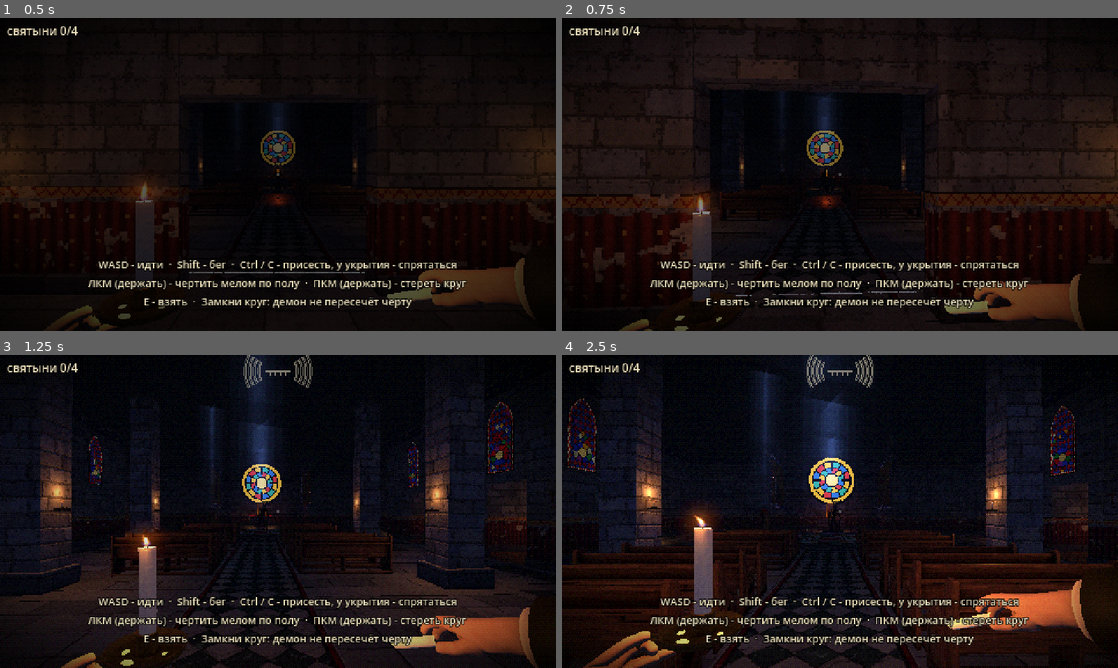
Above: before the commit, frames 1-4 (two rows, left to right).
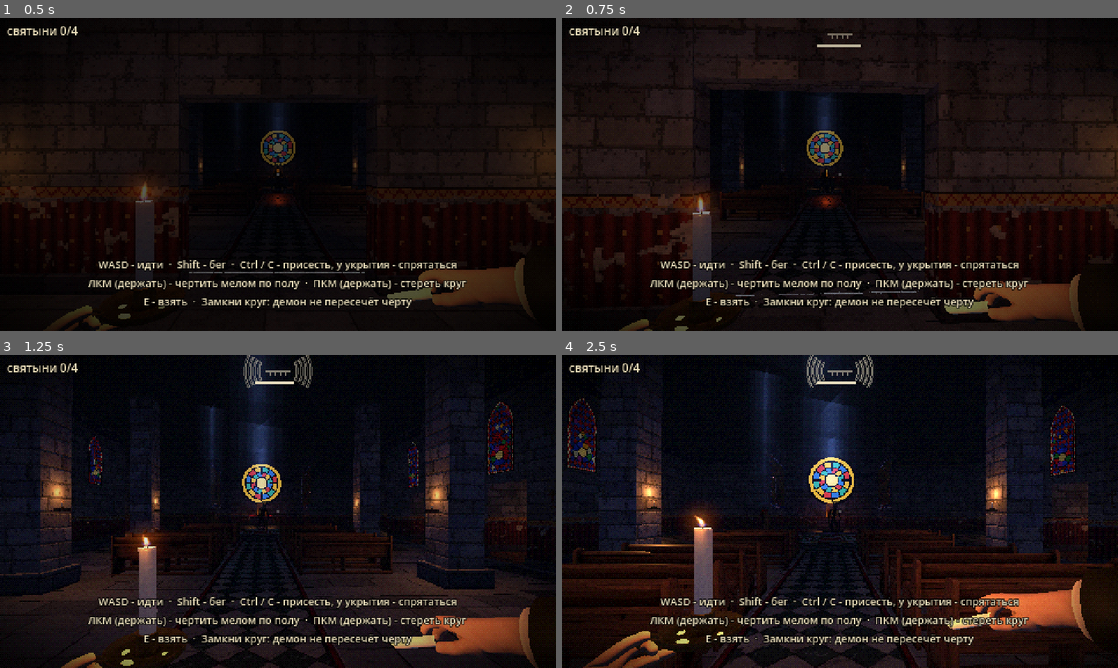
Above: after the commit, the same moments.

Repository: gagroma/Iradomini
Game: Godot game, scene res://main.tscn
Same seed, same stepped clock (60 frames per second), same inputs: the game is played once before the commit and once after it.
Inputs (mouse positions are in pixels of both pictures, inside the frame that each line leads up to):
- Up to frame 1 (0.5 s): no input
- Up to frame 2 (0.75 s): tap Enter at 0.5 s; move the mouse to (867, 174) at 0.52 s; hold W from 0.53 s (still down); hold Shift from 0.53 s (still down); click (867, 174) at 0.67 s
- Up to frame 3 (1.25 s): keep holding W; keep holding Shift
- Up to frame 4 (2.5 s): keep holding W; move the mouse to (812, 511) at 1.27 s; release Shift at 1.28 s; tap Shift at 1.35 s; move the mouse to (851, 505) at 2.02 s; hold Shift from 2.03 s (still down); tap E at 2.1 s

Frame 1 is identical in both runs. In frame 2, 0.1% of the frame differs, in the area x 33-66%, y 4-89%; in frame 3, 0.5%; in frame 4, 3.1%, in the area x 0-100%, y 4-100%.

Commit message:
added chalk restoration and stamina

Diff:
--- a/scripts/chalk.gd
+++ b/scripts/chalk.gd
@@ -25,7 +25,6 @@
 var loops := []                     # every closed circle (each one is a Dictionary)
 var stroke := PackedVector2Array()  # the line being drawn right now
 var stroke_len := 0.0
-var regenerating := false           # true after a banishing, until the chalk is back
 var jitter := 0.0                   # 0..1 - the line shakes when the demon is near
 
 var _next_id := 1
@@ -173,7 +172,7 @@
 		"mat": mat,
 		"permanent": permanent,
 		"flash": 1.0,       # bright for a moment when the circle closes
-		"trap": 0.0,        # 0..1 progress of a banishing inside this circle
+		"trap": 0.0,        # 0..1 gold glow after it banished the demon
 		"seed": line_seed,
 	}
 	_next_id += 1
@@ -400,12 +399,11 @@
 
 # --------------------------------------------------------------- BANISHING
 
-# GDD: after a successful banishing the supply is emptied and comes back in 1 minute.
+# The circle caught the demon: it blazes gold for a moment, then stays on the
+# floor as an ordinary circle. Its chalk comes back only when you rub it out.
 func on_banish(loop: Dictionary) -> void:
-	_burn(loop["pts"], loop["seed"])
-	_remove_loop(loop)
-	chalk = 0.0
-	regenerating = true
+	loop["trap"] = 1.0
+	loop["flash"] = 1.0
 
 
 # ------------------------------------------------------- THE ALTAR'S CIRCLE
@@ -435,12 +433,13 @@
 	if stroke.size() >= 2:
 		_fill_ribbon(_stroke_mesh, stroke, false, T.LINE_WIDTH, jitter * 0.025, _stroke_seed)
 
-	# closed circles: flash when new, turn gold while they hold the demon
+	# closed circles: flash when new, blaze gold when they banish the demon
 	for loop in loops:
 		loop["flash"] = maxf(0.0, loop["flash"] - dt * 1.5)
 		var col = Color(0.95, 0.9, 0.74)
 		if loop["permanent"]:
 			col = Color(0.9, 0.92, 1.0)
+		loop["trap"] = maxf(0.0, loop["trap"] - dt * 0.4)     # the gold of a banishing fades
 		var trap = loop["trap"]
 		if trap > 0.0:
 			var pulse = 0.5 + 0.5 * sin(_time * (4.0 + trap * 10.0))
@@ -465,12 +464,11 @@
 			burn["node"].queue_free()
 			_burns.remove_at(i)
 
-	# chalk growing back after a banishing
-	if regenerating:
-		chalk += T.CHALK_MAX / T.CHALK_REGEN_TIME * dt
-		if chalk + locked() >= T.CHALK_MAX:
-			chalk = maxf(0.0, T.CHALK_MAX - locked())
-			regenerating = false
+	# chalk slowly comes back by itself, but only up to what is not lying on
+	# the floor in your circles (rub them out to get that back at once)
+	var room = T.CHALK_MAX - locked() - stroke_len - chalk
+	if room > 0.0:
+		chalk += minf(room, T.CHALK_MAX / T.CHALK_REGEN_TIME * dt)
 
 	# ending animation of the altar circle
 	if _decor_close >= 0.0 and _decor_close < 1.0:
--- a/scripts/demon.gd
+++ b/scripts/demon.gd
@@ -15,8 +15,8 @@
 const T = preload("res://scripts/tuning.gd")
 const Models = preload("res://scripts/models.gd")
 
-enum S { PATROL, INVESTIGATE, CHASE, BLOCKED, RECOVER, TRAPPED, GONE }
-const STATE_NAMES = ["PATROL", "INVESTIGATE", "CHASE", "BLOCKED", "RECOVER", "TRAPPED", "GONE"]
+enum S { PATROL, INVESTIGATE, CHASE, BLOCKED, RECOVER, GONE }
+const STATE_NAMES = ["PATROL", "INVESTIGATE", "CHASE", "BLOCKED", "RECOVER", "GONE"]
 # Chalk lines are kept outside its whole body: every frame the animation
 # measures where its claws, mouth, horns, elbows and feet really are (they
 # move a lot - the arms are nearly two metres long), and it stands back from
@@ -40,7 +40,6 @@
 var pos2 := Vector2.ZERO            # where it stands on the floor (x, z)
 var facing := Vector2(0.0, 1.0)     # which way it looks (x, z)
 var sees_player := false
-var banish_time := 0.0              # seconds spent trapped in a circle
 
 var _path := []                     # points still to walk through
 var _patrol_i := 0
@@ -54,8 +53,6 @@
 var _windup := 0.0
 var _recover := 0.0
 var _gone_left := 0.0
-var _trap_id := -1
-var _trap_loop = null
 var _last_known := Vector2.ZERO
 var _investigate := Vector2.ZERO
 var _notice_cd := 0.0
@@ -146,7 +143,7 @@
 # Called for every noise: a footstep, the door, a falling candlestick.
 # Returns true if it heard it.
 func hear(at: Vector2, radius: float) -> bool:
-	if state == S.GONE or state == S.TRAPPED or state == S.RECOVER or state == S.BLOCKED:
+	if state == S.GONE or state == S.RECOVER or state == S.BLOCKED:
 		return false
 	if pos2.distance_to(at) > radius:
 		return false
@@ -347,8 +344,6 @@
 		_do_blocked(dt, pp, reachable)
 	elif state == S.RECOVER:
 		_do_recover(dt, pp)
-	elif state == S.TRAPPED:
-		_do_trapped(dt, pp)
 
 	_keep_off_chalk()
 	_apply_transform()
@@ -556,51 +551,18 @@
 # ----------------------------------------------------------------- BANISHING
 
 # Is it standing inside one of your circles while you are outside it?
+# Then the circle has caught it: it is banished at once.
 func _update_trap(dt: float, pp: Vector2) -> void:
 	var loop = main.chalk.loop_containing(pos2)
-	if loop != null and Geometry2D.is_point_in_polygon(pp, loop["pts"]):
-		loop = null     # you are in the same circle: that is not a trap, that is dinner
-	if loop == null:
-		if _trap_loop != null:
-			_trap_loop["trap"] = 0.0
-		_trap_loop = null
-		_trap_id = -1
-		banish_time = 0.0
-		if state == S.TRAPPED:
-			state = S.PATROL
-			_path = []
-			_patrol_i = _nearest_patrol_index()
-		return
-	if loop["id"] != _trap_id:
-		if _trap_loop != null:
-			_trap_loop["trap"] = 0.0
-		_trap_loop = loop
-		_trap_id = loop["id"]
-		banish_time = 0.0
-		_scream()
-	state = S.TRAPPED
-	banish_time += dt
-	loop["trap"] = clampf(banish_time / T.BANISH_TIME, 0.0, 1.0)
-	if banish_time >= T.BANISH_TIME:
-		_banish()
-
-
-func _do_trapped(dt: float, pp: Vector2) -> void:
-	var to_p = pp - pos2
-	var dist = to_p.length()
-	_turn_towards(to_p, dt, 8.0)
-	if dist > 0.9:
-		_step_direct(to_p / dist, 1.4, dt, 0.35)
-	if _scream_cd <= 0.0:
-		_scream()
-
-
-# GDD "Izgnanie": the circle held until the timer ran out.
-func _banish() -> void:
-	var loop = _trap_loop
-	_trap_loop = null
-	_trap_id = -1
-	banish_time = 0.0
+	if loop == null or Geometry2D.is_point_in_polygon(pp, loop["pts"]):
+		return     # (you are in the same circle: that is not a trap, that is dinner)
+	_banish(loop)
+
+
+# The circle closed round it: it comes apart and is gone for a while. The
+# circle stays on the floor; rub it out yourself to get its chalk back.
+func _banish(loop: Dictionary) -> void:
+	_scream()
 	state = S.GONE
 	_gone_left = T.BANISH_COOLDOWN
 	_dissolve_target = 1.0
@@ -707,7 +669,7 @@
 	var aware = awareness()
 
 	# --- what it is doing ---
-	var pressing = state == S.BLOCKED or state == S.TRAPPED
+	var pressing = state == S.BLOCKED
 	_press = move_toward(_press, 1.0 if pressing else 0.0, dt * 3.0)
 	var roar = 1.0 if state == S.RECOVER else 0.0
 	if _atk_t >= 0.0:
--- a/scripts/main.gd
+++ b/scripts/main.gd
@@ -296,11 +296,11 @@
 
 
 func on_banished(loop) -> void:
-	if loop != null:
-		chalk.on_banish(loop)
+	chalk.on_banish(loop)
 	_flash = 0.7
 	sfx.play("banish", 0.0)
-	hud.show_note("демон изгнан  ·  мел вернётся за минуту", 6.0)
+	player.shake(0.4)
+	hud.show_note("демон изгнан  ·  сотри круг (ПКМ), чтобы вернуть мел", 6.0)
 
 
 func on_demon_returned() -> void:
@@ -419,6 +419,7 @@
 	post.set_shader_parameter("hide", _hide)
 	post.set_shader_parameter("alert", _alert)
 	hud.stealth.set_state(aware, player.crouching and playing, player.is_hidden_now and playing)
+	hud.stealth.set_stamina(player.stamina / T.STAMINA_MAX, player.winded)
 
 	# words on screen
 	hud.set_prompt(_prompt_text())
@@ -439,7 +440,6 @@
 	lines.append("fps %d   seed %d" % [Engine.get_frames_per_second(), _seed])
 	lines.append("demon %s  %.1f m" % [demon.state_name(), demon.distance_to_player()])
 	lines.append("sees you: %s" % str(demon.sees_player))
-	lines.append("banish %.0f / %.0f s" % [demon.banish_time, T.BANISH_TIME])
 	lines.append("chalk %.1f m  (+%.1f on floor)" % [chalk.chalk, chalk.locked()])
 	lines.append("circles %d   line %.1f m" % [chalk.loops.size() - 1, chalk.stroke_len])
 	lines.append("fear %.2f   hidden %s" % [fear, str(player.is_hidden_now)])
--- a/scripts/player.gd
+++ b/scripts/player.gd
@@ -37,6 +37,7 @@
 var rubbing := false        # right mouse held on the floor: rubbing a circle out
 var _reach := 0.0           # 0 = hand at rest, 1 = arm stretched out to the floor
 var _lag := Vector2.ZERO    # the hands trail a little behind the turning head
+var _breath_phase := 0.0
 var _trauma := 0.0          # 0..1 camera shake (the demon's scream, its blows, its steps)
 var _shake_noise := FastNoiseLite.new()
 
@@ -49,6 +50,8 @@
 var frozen := false         # true during the ending
 var crouching := false
 var running := false
+var stamina := 5.0          # seconds of running left (tuning.gd STAMINA_MAX)
+var winded := false         # ran out: no running until you get your breath back
 var is_hidden_now := false  # crouched next to cover: the demon cannot see you
 var critical := false       # wounded: the next hit kills (GDD "Zdorovie")
 var critical_time := 0.0
@@ -165,7 +168,16 @@
 		if Input.is_physical_key_pressed(KEY_D):
 			input.x += 1.0
 	crouching = can_act and (Input.is_physical_key_pressed(KEY_CTRL) or Input.is_physical_key_pressed(KEY_C))
-	running = can_act and not crouching and Input.is_physical_key_pressed(KEY_SHIFT) and input.length() > 0.0
+	running = can_act and not crouching and not winded and Input.is_physical_key_pressed(KEY_SHIFT) and input.length() > 0.0
+	# stamina: running uses it up; out of it, you must get your breath back first
+	if running:
+		stamina = maxf(0.0, stamina - dt)
+		if stamina <= 0.0:
+			winded = true
+	else:
+		stamina = minf(T.STAMINA_MAX, stamina + dt * T.STAMINA_REGEN)
+		if winded and stamina >= T.STAMINA_MAX * T.STAMINA_RECOVER:
+			winded = false
 	var speed = T.WALK_SPEED
 	if crouching:
 		speed = T.CROUCH_SPEED
@@ -217,7 +229,10 @@
 	var moving = 1.0 if moved > 0.0005 else 0.0
 	var bob_y = sin(_bob) * 0.035 * moving
 	var bob_x = cos(_bob * 0.5) * 0.02 * moving
-	var breath = sin(_time * 1.4) * 0.008            # breathing while standing still
+	# breathing: heavier and faster the more out of breath you are
+	var puff = 1.0 - stamina / T.STAMINA_MAX
+	_breath_phase += dt * (1.4 + 2.6 * puff)
+	var breath = sin(_breath_phase) * (0.008 + 0.022 * puff)
 	var shake = fear * fear * 0.006
 	head.position = Vector3(bob_x + randf_range(-shake, shake), _head_y + bob_y + breath + randf_range(-shake, shake), 0.0)
 	_kick = move_toward(_kick, 0.0, dt * 2.2)
--- a/scripts/stealth_hud.gd
+++ b/scripts/stealth_hud.gd
@@ -17,10 +17,13 @@
 const AMBER := Color(1.0, 0.68, 0.18)
 const RED := Color(1.0, 0.16, 0.1)
 const GREEN := Color(0.66, 0.9, 0.7)
+const T_RECOVER := 0.4      # tuning.gd STAMINA_RECOVER: where running comes back
 
 var awareness := 0          # 0 unaware, 1 heard something, 2 sees you
 var crouching := false
 var is_hidden := false
+var stamina := 1.0          # 0..1
+var winded := false
 
 var _open := 0.12           # how open the eye is drawn (follows awareness)
 var _alpha := 0.0
@@ -65,7 +68,7 @@
 	for r in _rings:
 		r["t"] += dt
 	_rings = _rings.filter(func(r): return r["t"] < 0.9)
-	var show = crouching or awareness > 0 or not _rings.is_empty() or _flash > 0.0
+	var show = crouching or awareness > 0 or not _rings.is_empty() or _flash > 0.0 or stamina < 0.999
 	_alpha = move_toward(_alpha, 1.0 if show else 0.0, dt * (4.0 if show else 1.2))
 	modulate.a = _alpha
 
@@ -78,6 +81,11 @@
 	else:
 		_label.text = ""
 	queue_redraw()
+
+
+func set_stamina(amount: float, is_winded: bool) -> void:
+	stamina = clampf(amount, 0.0, 1.0)
+	winded = is_winded
 
 
 func _eye_colour() -> Color:
@@ -97,6 +105,15 @@
 			var rad = 15.0 + i * 4.0 + r["t"] * 6.0
 			draw_arc(CENTRE, rad, deg_to_rad(150), deg_to_rad(210), 6, col, 1.0, false)
 			draw_arc(CENTRE, rad, deg_to_rad(-30), deg_to_rad(30), 6, col, 1.0, false)
+
+	# stamina: a thin bar under the eye, red while you are out of breath
+	if stamina < 0.999:
+		var bar = Rect2(CENTRE + Vector2(-20, 9), Vector2(40, 2))
+		draw_rect(bar, Color(0, 0, 0, 0.6))
+		var c = RED if winded else PALE
+		draw_rect(Rect2(bar.position, Vector2(40.0 * stamina, 2)), c)
+		if winded:
+			draw_rect(Rect2(bar.position + Vector2(40.0 * T_RECOVER, -1), Vector2(1, 4)), PALE * Color(1, 1, 1, 0.6))
 
 	# the eye: two lids, and an iris when open
 	var w = 11.0
--- a/scripts/tuning.gd
+++ b/scripts/tuning.gd
@@ -7,7 +7,7 @@
 # --- Chalk (GDD: "Mel") ---
 const CHALK_MAX := 10.0            # metres of chalk you carry
 const CHALK_REACH := 2.5           # how far from your eyes you can draw
-const CHALK_REGEN_TIME := 60.0     # seconds to refill after a banishing
+const CHALK_REGEN_TIME := 90.0     # GUESS: seconds for an empty hand to fill up again by itself
 const CLOSE_DISTANCE := 0.45       # GDD "closeDistance": how near the start the line must return to close
 const MIN_LOOP_LENGTH := 2.0       # GDD "minLoopLength": shorter lines never count as a circle
 const MIN_LOOP_AREA := 0.12        # GUESS: square metres; stops zero-size "circles"
@@ -26,6 +26,9 @@
 # --- Player ---
 const WALK_SPEED := 2.4            # GUESS
 const RUN_SPEED := 5.0             # GUESS
+const STAMINA_MAX := 5.0           # GUESS: seconds of running from full breath
+const STAMINA_REGEN := 0.7         # GUESS: seconds of running won back per second of not running
+const STAMINA_RECOVER := 0.4       # out of breath: no running until stamina is back to 40%
 const CROUCH_SPEED := 1.1          # GUESS
 const COVER_DISTANCE := 1.3        # GUESS: crouch this close to a pew/column/altar to be hidden
 const CRITICAL_TIME := 20.0        # seconds of the "wounded" state
@@ -51,7 +54,6 @@
 const DEMON_ATTACK_WINDUP := 0.35      # GUESS: warning time before a hit lands
 const DEMON_ATTACK_COOLDOWN := 3.0     # GUESS
 const DEMON_LOSE_TIME := 4.0           # GUESS: seconds without seeing you before it stops chasing
-const BANISH_TIME := 50.0              # seconds the circle must hold the demon
 const BANISH_COOLDOWN := 40.0          # GUESS (GDD: open question)
 const RESPAWN_MIN_DISTANCE := 15.0     # GUESS: it never comes back closer than this
 
